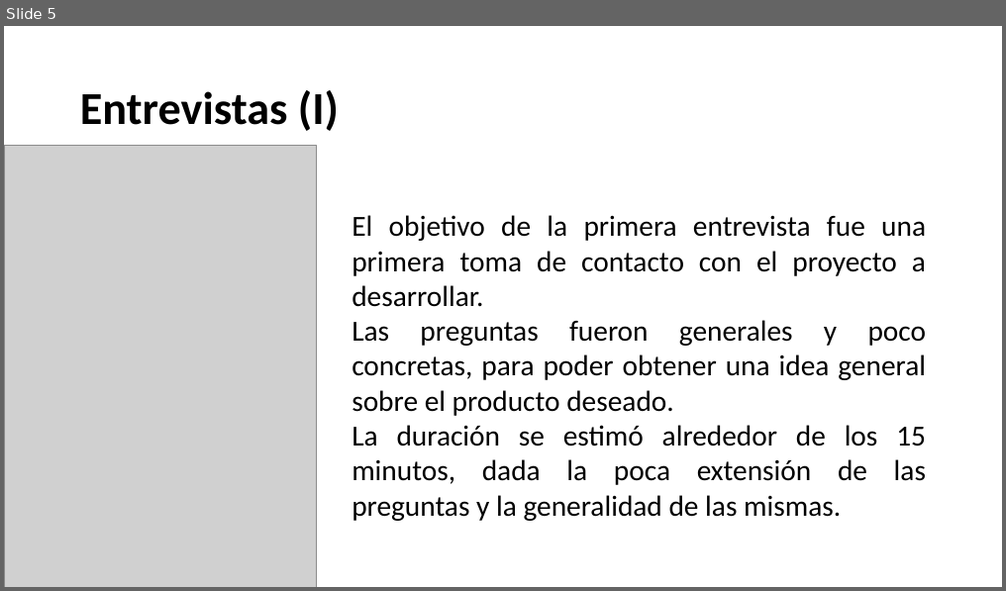
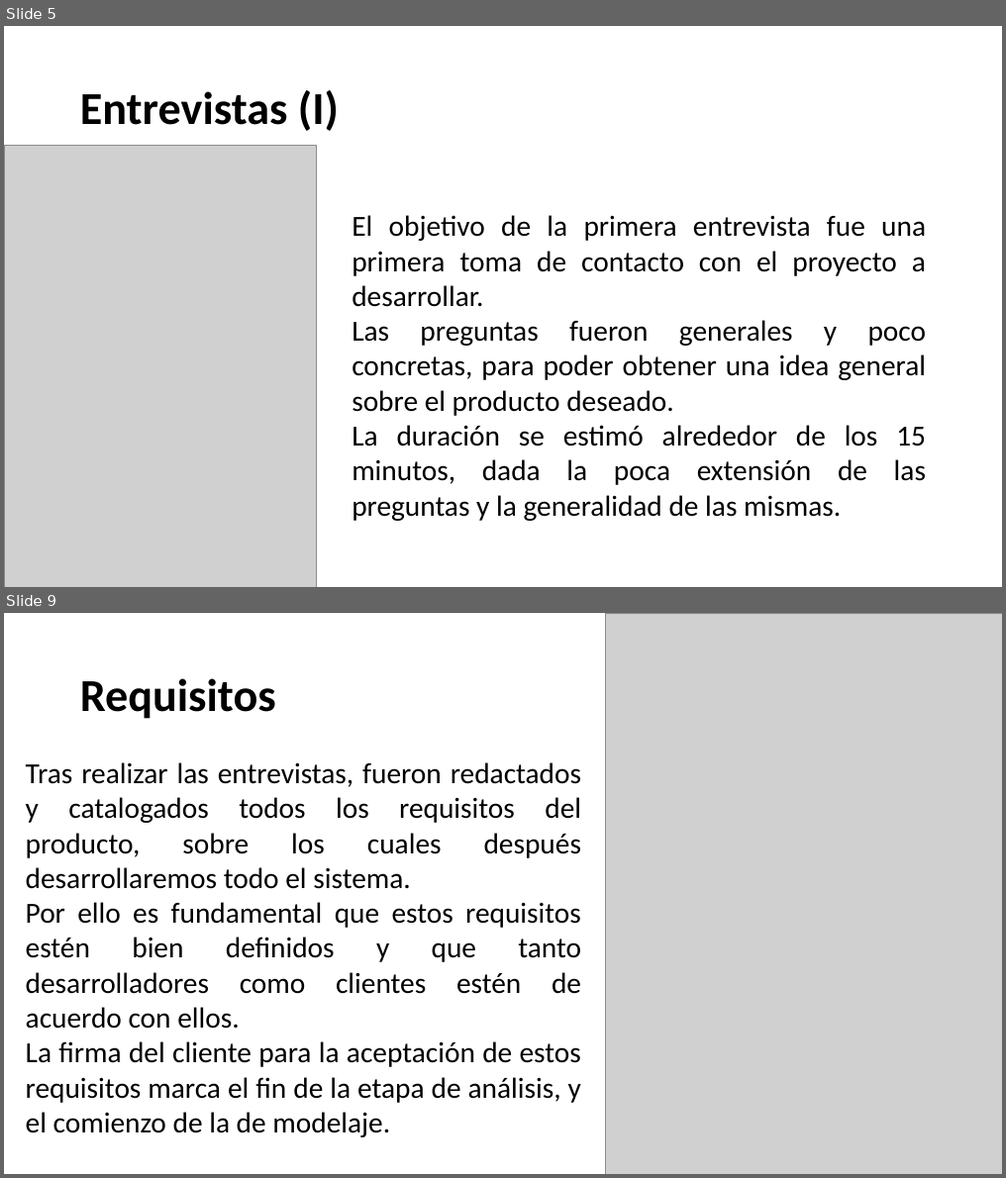
Before and after one commit to iTiago98/money-manager, a slide deck: MONEY MANAGER.pptx. Shown one above the other, each under a label of ours: slide 5 before the commit, slides 5 and 9 after it; the slides between them are not shown. The pictures are 1006x591 and 1006x1178 pixels, drawn with LibreOffice and Linux fonts; fonts in the diff are those of the drawing; grey boxes stand for pictures; background and template pictures are left out. Boxes give left, top, right and bottom in pixels: in the first picture for what was removed or moved away, otherwise in the second. Text is boxed around its words. In the diff, an @@ line names an element or a change of style, - is before the commit and + after.

```diff
--- a/MONEY MANAGER.pptx
+++ b/MONEY MANAGER.pptx
@@ slide 9 added at (x1=4, y1=613, x2=1002, y2=1174), background picture (left out) @@
@@ picture added at (x1=605, y1=613, x2=1002, y2=1174) @@
@@ title added at (x1=80, y1=678, x2=276, y2=719), 44 pt, text #000000, bold @@
+Requisitos
@@ text added at (x1=26, y1=762, x2=581, y2=1138), 28 pt, text #000000 @@
+Tras realizar las entrevistas, fueron redactados y catalogados todos los requisitos del producto, sobre los cuales después desarrollaremos todo el sistema.
+Por ello es fundamental que estos requisitos estén bien definidos y que tanto desarrolladores como clientes estén de acuerdo con ellos.
+La firma del cliente para la aceptación de estos requisitos marca el fin de la etapa de análisis, y el comienzo de la de modelaje.
```
Also in this commit, not shown: 2 slides changed, 13 other slides added, 1 slide removed.
